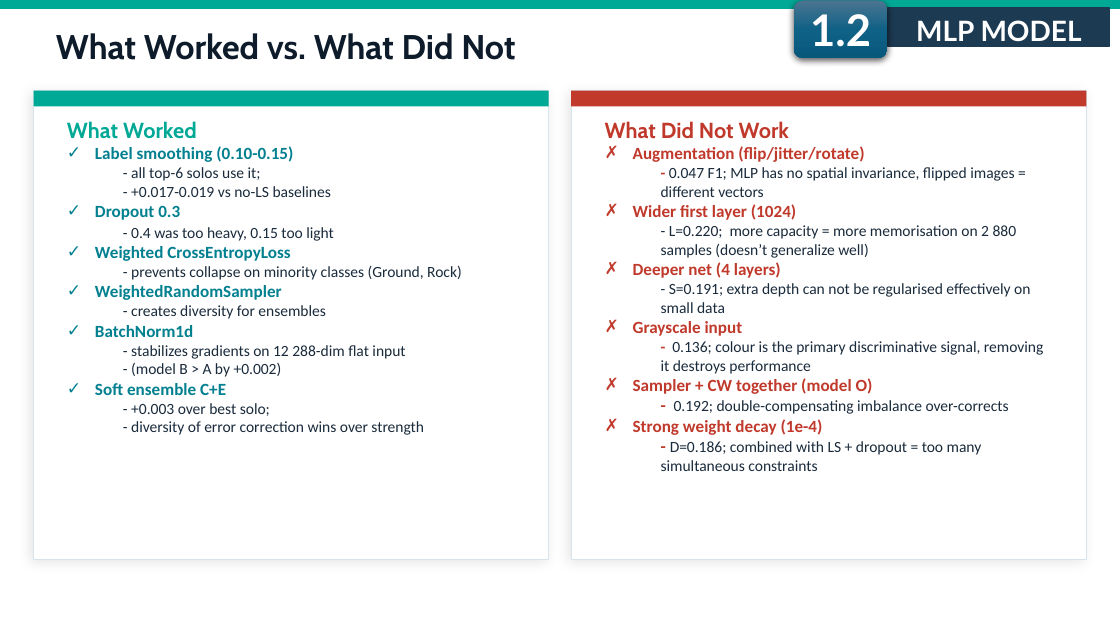
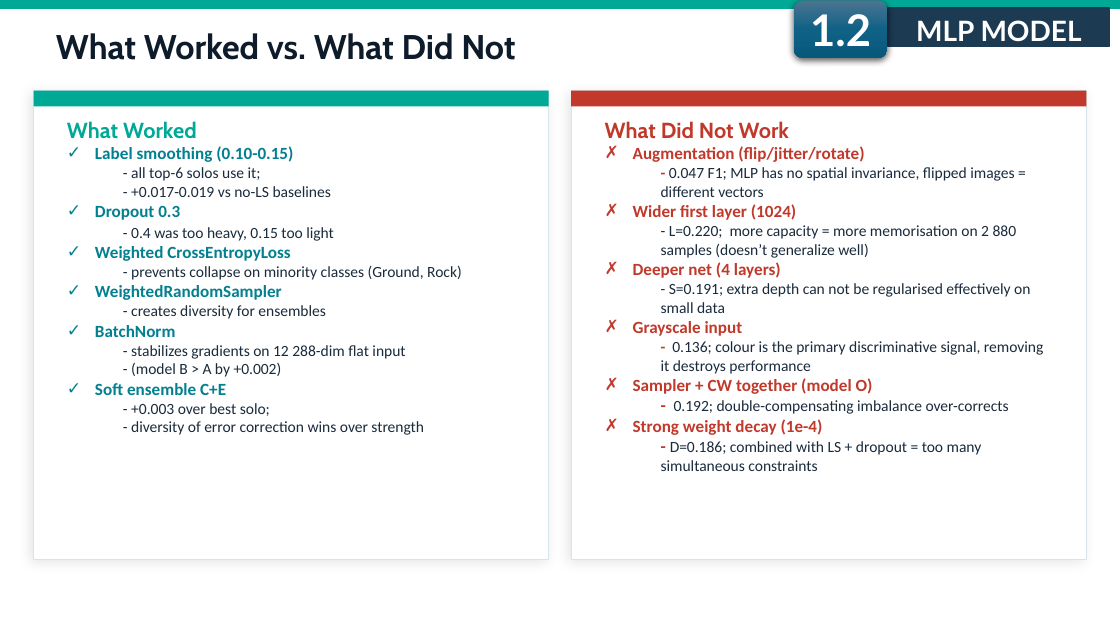
Before and after one commit to fmssilva/DL_Proj, a slide deck: slide 19 of assignment_1/task3/Task3_report.pptx. Drawn at 1120x630 pixels with LibreOffice and Linux fonts; fonts in the diff are those of the drawing. Boxes give left, top, right and bottom in pixels: in the first picture for what was removed or moved away, otherwise in the second. Text is boxed around its words. In the diff, an @@ line names an element or a change of style, - is before the commit and + after.

```diff
--- a/assignment_1/task3/Task3_report.pptx
+++ b/assignment_1/task3/Task3_report.pptx
@@ text at bbox=[95, 325, 176, 337]: text changed @@
-✓ BatchNorm1d
+✓ BatchNorm
```
Also in this commit, not shown: 6 other slides changed.
